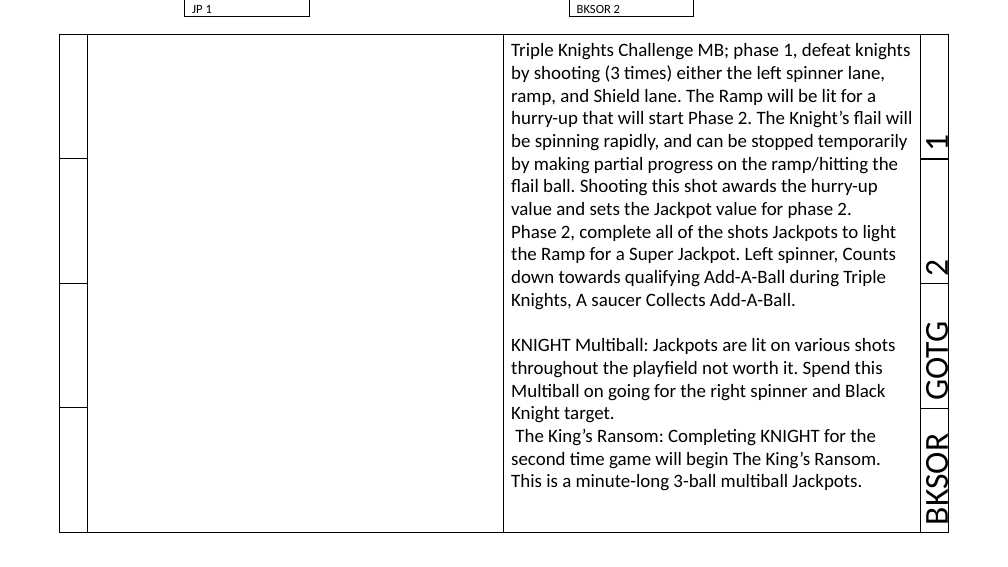
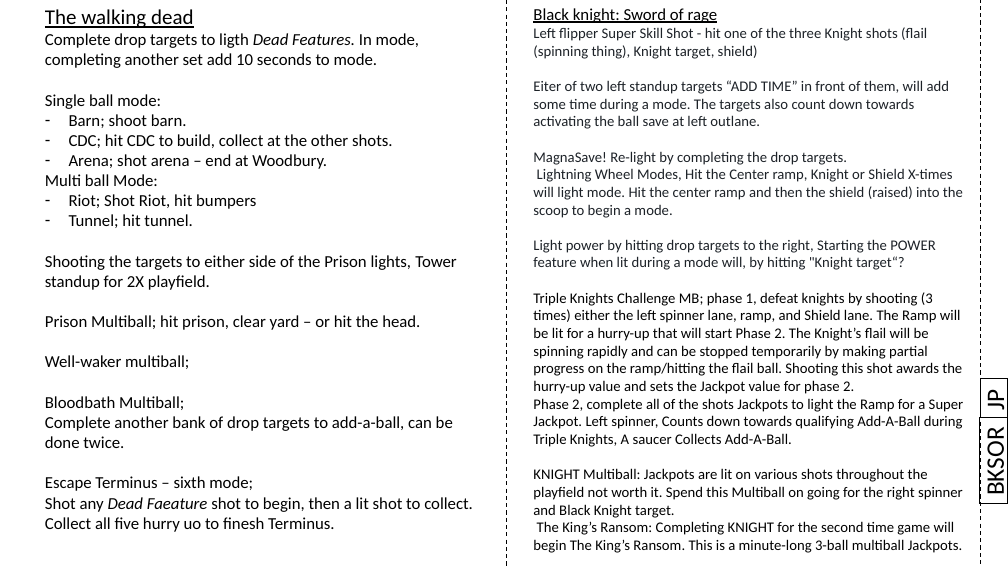
Before and after one commit to karstenbolge/PB, a slide deck: slide 4 of PB.pptx (slide 10 before the commit). Drawn at 1008x567 pixels with LibreOffice and Linux fonts; fonts in the diff are those of the drawing. Boxes give left, top, right and bottom in pixels: in the first picture for what was removed or moved away, otherwise in the second. Text is boxed around its words. In the diff, an @@ line names an element or a change of style, - is before the commit and + after.

```diff
--- a/PB.pptx
+++ b/PB.pptx
@@ line added from (507, 0) to (507, 567), #000000 1 pt dashed @@
@@ text "Black knight: Sword of rage": place and size @@
-text "Black knight: Sword of rage" at [504, 34, 920, 532]
+text "Black knight: Sword of rage" at [533, 8, 964, 553]
@@ text "Black knight: Sword of rage" at [533, 8, 964, 553]: outline #000000 1 pt to none @@
@@ text at [533, 8, 963, 394]: text changed; size 18 to 14 pt; text colour #000000 to #1D2228 @@
-Triple Knights Challenge MB; phase 1, defeat knights by shooting (3 times) either the left spinner lane, ramp, and Shield lane. The Ramp will be lit for a hurry-up that will start Phase 2. The Knight’s flail will be spinning rapidly, and can be stopped temporarily by making partial progress on the ramp/hitting the flail ball. Shooting this shot awards the hurry-up value and sets the Jackpot value for phase 2.
+Black knight: Sword of rage
+Left flipper Super Skill Shot - hit one of the three Knight shots (flail (spinning thing), Knight target, shield)
+Eiter of two left standup targets “ADD TIME” in front of them, will add some time during a mode. The targets also count down towards activating the ball save at left outlane.
+MagnaSave! Re-light by completing the drop targets.
+Lightning Wheel Modes, Hit the Center ramp, Knight or Shield X-times will light mode. Hit the center ramp and then the shield (raised) into the scoop to begin a mode.
+Light power by hitting drop targets to the right, Starting the POWER feature when lit during a mode will, by hitting "Knight target“?
+Triple Knights Challenge MB; phase 1, defeat knights by shooting (3 times) either the left spinner lane, ramp, and Shield lane. The Ramp will be lit for a hurry-up that will start Phase 2. The Knight’s flail will be spinning rapidly and can be stopped temporarily by making partial progress on the ramp/hitting the flail ball. Shooting this shot awards the hurry-up value and sets the Jackpot value for phase 2.
@@ rectangle removed at [569, 0, 694, 17] @@
-BKSOR 2
@@ line added from (981, 0) to (981, 566), #000000 1 pt dashed @@
@@ text added at [45, 33, 473, 532], 16 pt, text #000000 @@
+The walking dead
+Complete drop targets to ligth Dead Features. In mode, completing another set add 10 seconds to mode.
+Single ball mode:
+– Barn; shoot barn.
+– CDC; hit CDC to build, collect at the other shots.
+– Arena; shot arena – end at Woodbury.
+Multi ball Mode:
+– Riot; Shot Riot, hit bumpers
+– Tunnel; hit tunnel.
+Shooting the targets to either side of the Prison lights, Tower standup for 2X playfield.
+Prison Multiball; hit prison, clear yard – or hit the head.
+Well-waker multiball;
+Bloodbath Multiball;
+Complete another bank of drop targets to add-a-ball, can be done twice.
+Escape Terminus – sixth mode;
+Shot any Dead Faeature shot to begin, then a lit shot to collect. Collect all five hurry uo to finesh Terminus.
@@ rectangle removed at [60, 34, 88, 159] @@
@@ rectangle removed at [87, 34, 504, 532] @@
@@ rectangle removed at [921, 34, 949, 159] @@
-1
@@ rectangle removed at [60, 159, 88, 284] @@
@@ rectangle removed at [921, 159, 949, 284] @@
-2
@@ rectangle removed at [60, 284, 88, 408] @@
@@ rectangle removed at [921, 284, 949, 408] @@
-GOTG
@@ rectangle "JP" at [980, 378, 1008, 418]: rotation 0 to 270 degrees @@
@@ rectangle removed at [60, 408, 88, 532] @@
@@ text at [533, 398, 964, 553]: size 18 to 14 pt in "Phase 2, complete all of the shots ...", "KNIGHT Multiball: Jackpots are lit on various ...", "The King’s Ransom: Completing KNIGHT for the ..." @@
@@ rectangle "BKSOR": place and size @@
-rectangle "BKSOR" at [921, 408, 949, 533]
+rectangle "BKSOR" at [980, 418, 1008, 504]
@@ rectangle "BKSOR" at [980, 418, 1008, 504]: size 32 to 24 pt @@
@@ text in rectangle at [980, 391, 1008, 410]: text changed; size 12 to 24 pt @@
-JP 1
+JP
```
Also in this commit, not shown: 2 other slides changed, 4 slides added, 6 slides removed.
